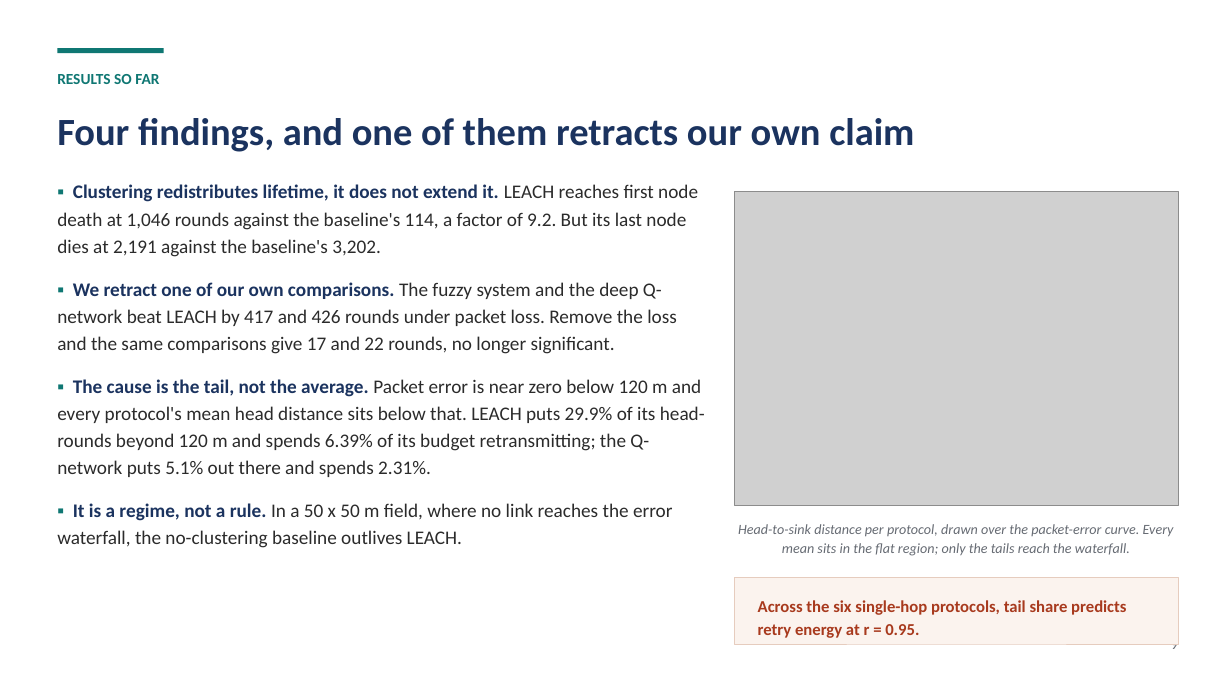
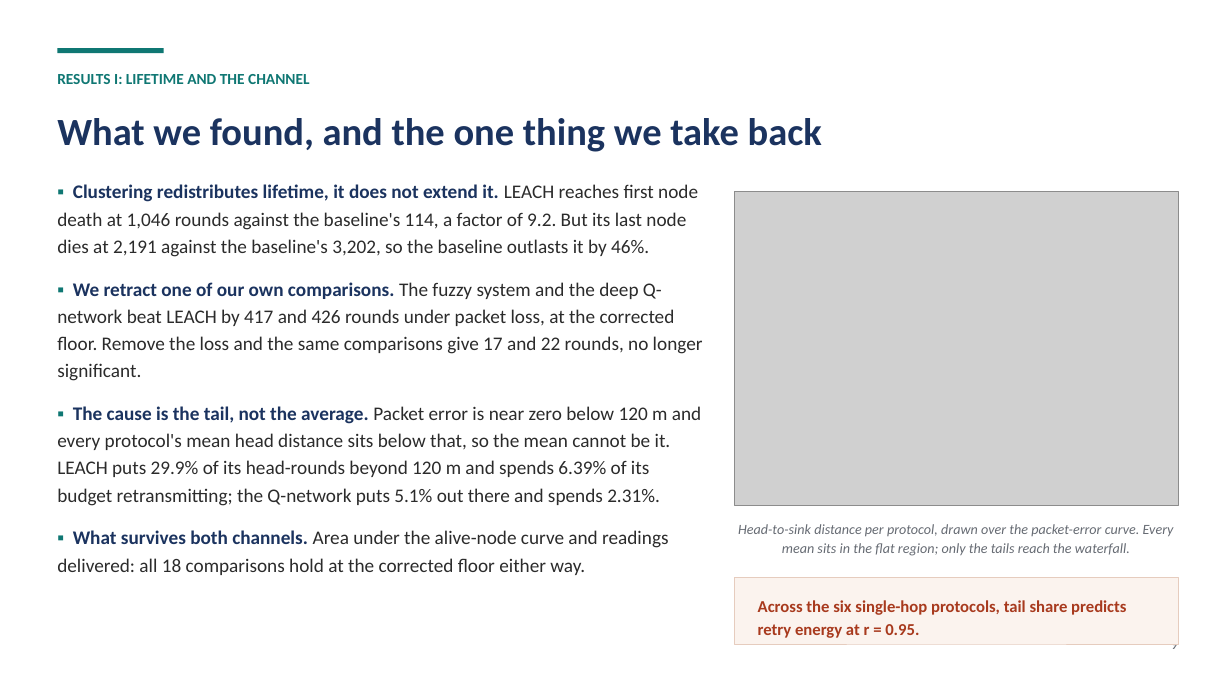
Before and after one commit to SatvikRastogii/wsnfinal, a slide deck: slide 9 of Minor_Project_Second_Defense.pptx. Drawn at 1232x693 pixels with LibreOffice and Linux fonts; fonts in the diff are those of the drawing; grey boxes stand for pictures. Boxes give left, top, right and bottom in pixels: in the first picture for what was removed or moved away, otherwise in the second. Text is boxed around its words. In the diff, an @@ line names an element or a change of style, - is before the commit and + after.

```diff
--- a/Minor_Project_Second_Defense.pptx
+++ b/Minor_Project_Second_Defense.pptx
@@ text at (57,74,309,84): text changed @@
-RESULTS SO FAR
+RESULTS I: LIFETIME AND THE CHANNEL
@@ text at (57,118,822,152): text changed @@
-Four findings, and one of them retracts our own claim
+What we found, and the one thing we take back
@@ text at (57,184,703,575): text changed @@
-▪ Clustering redistributes lifetime, it does not extend it. LEACH reaches first node death at 1,046 rounds against the baseline's 114, a factor of 9.2. But its last node dies at 2,191 against the baseline's 3,202.
-▪ We retract one of our own comparisons. The fuzzy system and the deep Q-network beat LEACH by 417 and 426 rounds under packet loss. Remove the loss and the same comparisons give 17 and 22 rounds, no longer significant.
-▪ The cause is the tail, not the average. Packet error is near zero below 120 m and every protocol's mean head distance sits below that. LEACH puts 29.9% of its head-rounds beyond 120 m and spends 6.39% of its budget retransmitting; the Q-network puts 5.1% out there and spends 2.31%.
-▪ It is a regime, not a rule. In a 50 x 50 m field, where no link reaches the error waterfall, the no-clustering baseline outlives LEACH.
+▪ Clustering redistributes lifetime, it does not extend it. LEACH reaches first node death at 1,046 rounds against the baseline's 114, a factor of 9.2. But its last node dies at 2,191 against the baseline's 3,202, so the baseline outlasts it by 46%.
+▪ We retract one of our own comparisons. The fuzzy system and the deep Q-network beat LEACH by 417 and 426 rounds under packet loss, at the corrected floor. Remove the loss and the same comparisons give 17 and 22 rounds, no longer significant.
+▪ The cause is the tail, not the average. Packet error is near zero below 120 m and every protocol's mean head distance sits below that, so the mean cannot be it. LEACH puts 29.9% of its head-rounds beyond 120 m and spends 6.39% of its budget retransmitting; the Q-network puts 5.1% out there and spends 2.31%.
+▪ What survives both channels. Area under the alive-node curve and readings delivered: all 18 comparisons hold at the corrected floor either way.
```
Also in this commit, not shown: 1 other slide changed, 2 slides added, 1 other file.
